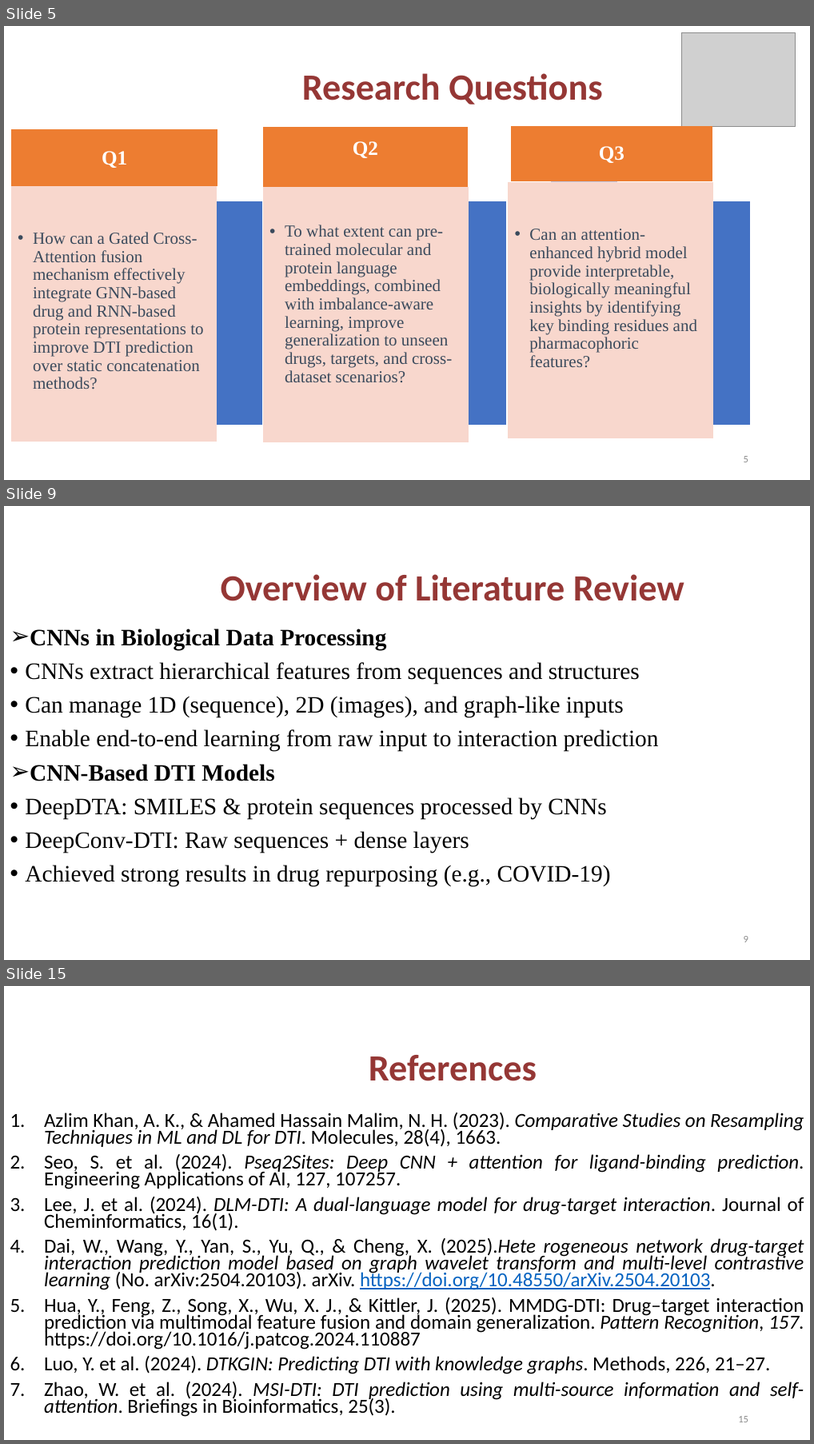
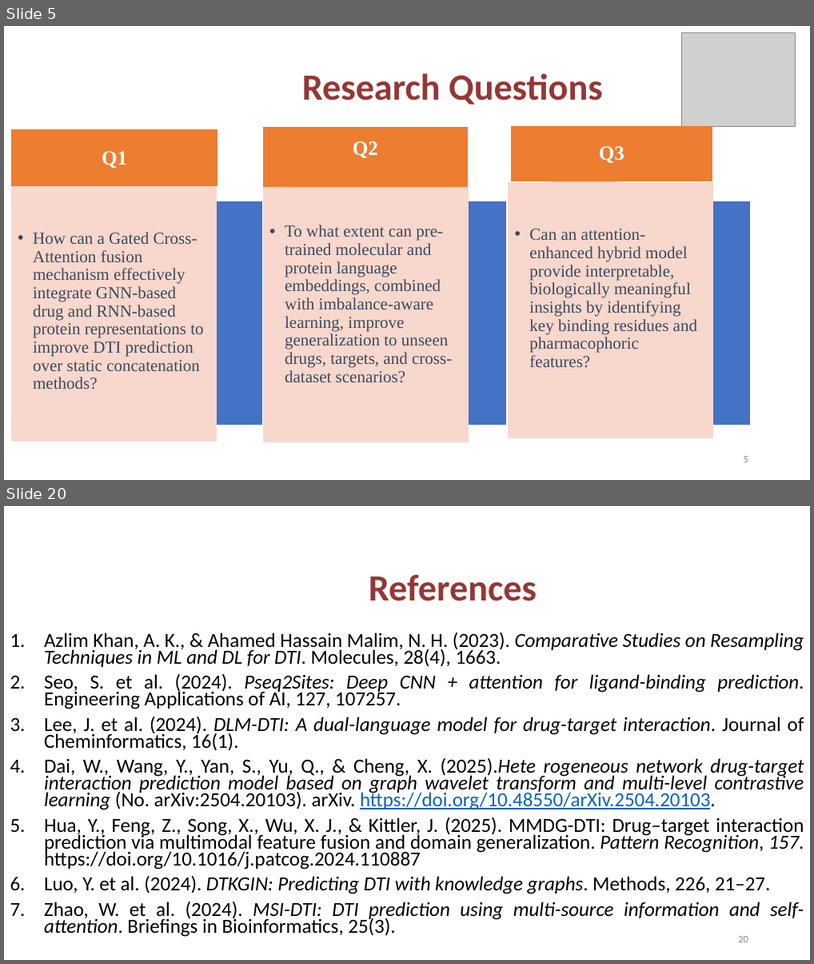
Before and after one commit to jamcy98/Modeling-DTI, a slide deck: Draft_Proposal_Slides.pptx. Shown one above the other, each under a label of ours: slides 5, 9 and 15 before the commit, slides 5 and 20 after it; the slides between them are not shown. The pictures are 814x1444 and 814x964 pixels, drawn with LibreOffice and Linux fonts; fonts in the diff are those of the drawing; grey boxes stand for pictures; background and template pictures are left out. Boxes give left, top, right and bottom in pixels: in the first picture for what was removed or moved away, otherwise in the second. Text is boxed around its words. In the diff, an @@ line names an element or a change of style, - is before the commit and + after.

```diff
--- a/Draft_Proposal_Slides.pptx
+++ b/Draft_Proposal_Slides.pptx
@@ slide 9 removed at (4,506,810,960), background picture (left out) @@
@@ text removed at (221,574,685,601) @@
-Overview of Literature Review
@@ text removed at (25,628,659,887) @@
-➢ CNNs in Biological Data Processing
-• CNNs extract hierarchical features from sequences and structures
-• Can manage 1D (sequence), 2D (images), and graph-like inputs
-• Enable end-to-end learning from raw input to interaction prediction
-➢ CNN-Based DTI Models
-• DeepDTA: SMILES & protein sequences processed by CNNs
-• DeepConv-DTI: Raw sequences + dense layers
-• Achieved strong results in drug repurposing (e.g., COVID-19)
@@ page number removed at (744,936,749,942) @@
-9
@@ what was slide 15 is now slide 20 @@
@@ page number at (738,936,749,942): text changed @@
-15
+20
```
Also in this commit, not shown: 7 slides changed, 8 slides added, 2 other slides removed, 52 other files.
